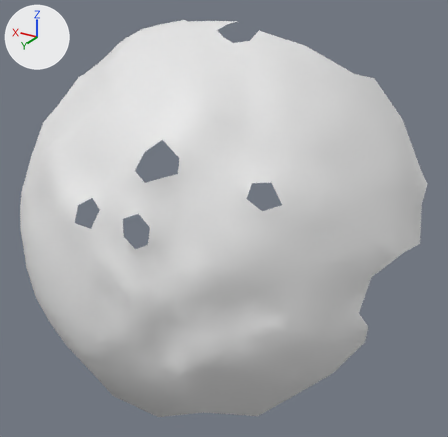
A saved change to the OBJ model res/final/onecam_fullvolume/18/cleanedup/FullVolium.000408.obj.
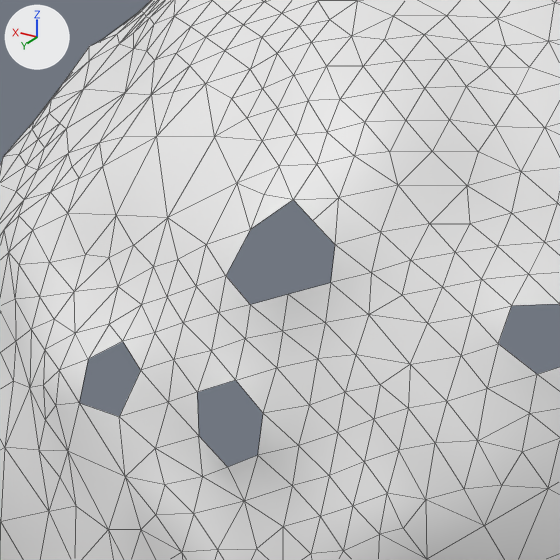
Each version appears first whole from a 50 mm camera at (-7.5, -225.0, 683.2) aimed at (94.0, -394.1, 598.6), and next in a close-up on the part from 9% to 61% of the width and 13% to 66% of the height. Arrows for +X, +Y and +Z are at upper left; the lights stay in place. The close-ups show mesh edges as thin lines. Where no turn or scale is listed for an object, it has been applied to the vertices.

Before the edit, the objects in view are built like this:
```python
me_fullvolium_000408 = bpy.data.meshes.new('FullVolium.000408')
me_fullvolium_000408.from_pydata(...)  # 556 vertices, 1056 faces; spans x 30.7..178.4, y -435.6..-340.4, z 535.9..662.2
ob_fullvolium_000408 = bpy.data.objects.new('FullVolium.000408', me_fullvolium_000408)
ob_fullvolium_000408.location = (0.0, 0.0, 0.0)
```
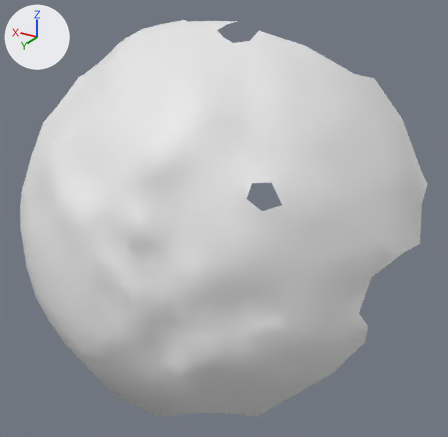
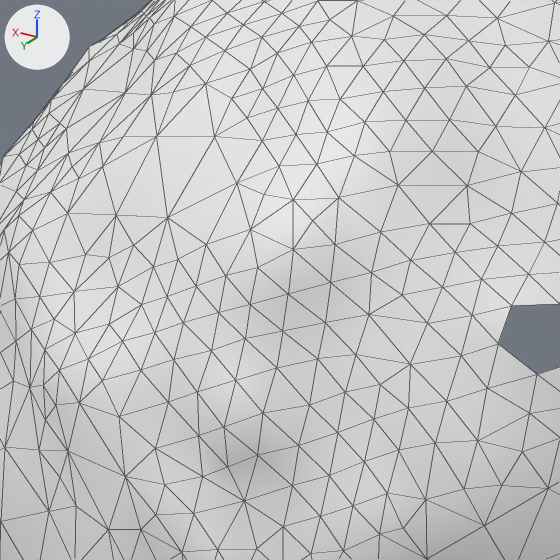
Pixel boxes (x1, y1, x2, y2) of what changed, in the close-ups (560 x 560 px):
part 1 of me_fullvolium_000408, added: after (79, 200, 335, 467)

The edits, one by one:
me_fullvolium_000408 is used by ob_fullvolium_000408; location (0.0, 0.0, 0.0).
me_fullvolium_000408 had 556 vertices, 1056 faces and spanned x 30.7..178.4, y -435.6..-340.4, z 535.9..662.2.
me_fullvolium_000408 now has 560 vertices, 1077 faces and spans x 30.7..178.4, y -435.6..-340.4, z 535.9..662.2.
Part 1, on me_fullvolium_000408:
4 vertices are added at (91.1, -356.4, 630.5), (94.7, -354.3, 628.4), (93.8, -345.7, 612.1), (111.6, -345.5, 614.0).
21 new faces join them.
